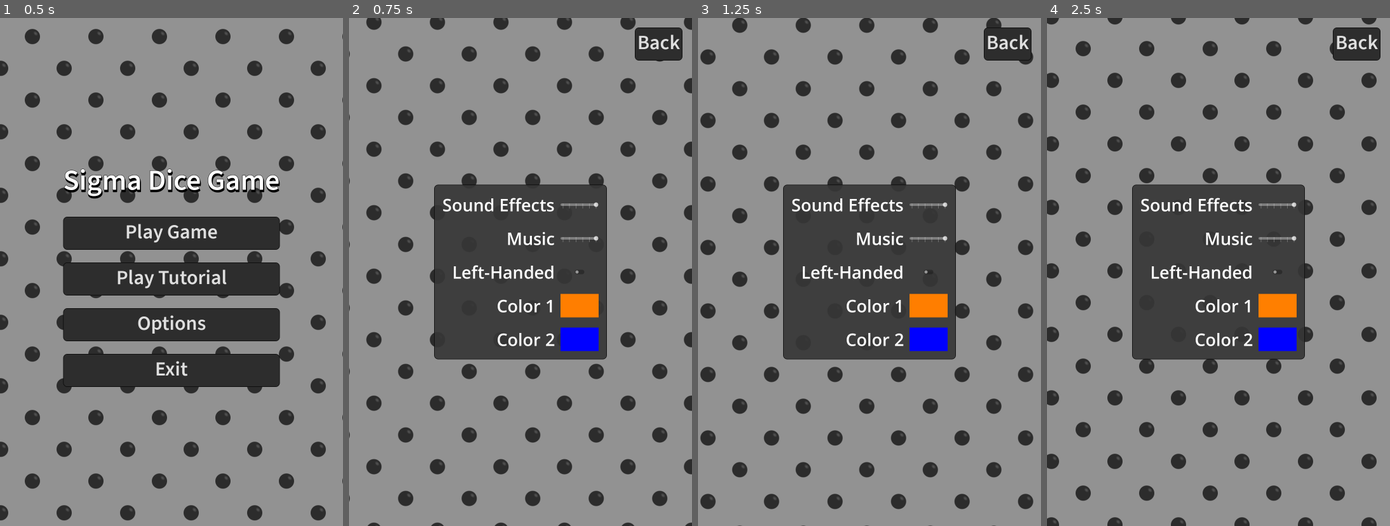
Above: before the commit, frames 1-4 (left to right).
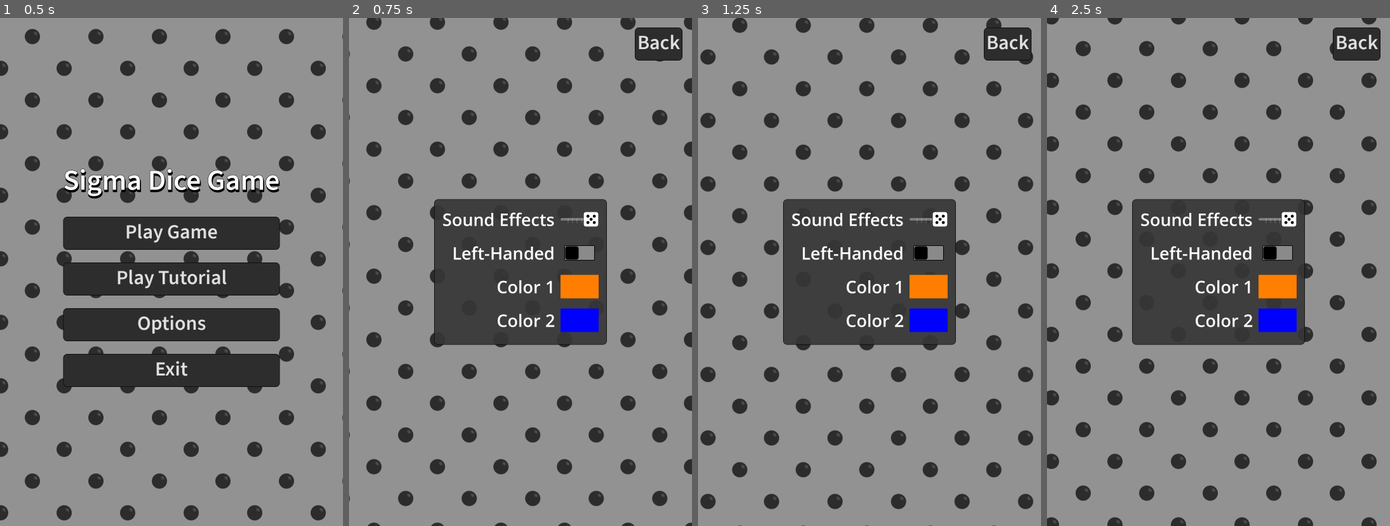
Above: after the commit, the same moments.

Repository: Inglo-Games/SigmaDiceGame
Game: Godot game, scene res://Scenes/Menus/MainMenu.tscn
Same seed, same stepped clock (60 frames per second), same inputs: the game is played once before the commit and once after it.
Inputs (mouse positions are in pixels of both pictures, inside the frame that each line leads up to; where the layout moved, square brackets give the same spot in the first picture):
- Up to frame 1 (0.5 s): no input
- Up to frame 2 (0.75 s): click "Options" at 0.5 s
- Up to frame 3 (1.25 s): no input
- Up to frame 4 (2.5 s): click (1276, 287) [1276, 307] at 1.25 s; click "Accept" at 2 s

Frame 1 is identical in both runs. In frame 2, 6.9% of the frame differs, in the area x 24-76%, y 32-68%; in frame 3, 6.8%; in frame 4, 6.9%.

Commit message:
Add custom UI elements for options menu

Diff:
--- /dev/null
+++ b/game/Assets/images/ui/checkbox_off.svg
@@ -0,0 +1,69 @@
+<?xml version="1.0" encoding="UTF-8" standalone="no"?>
+<!-- Created with Inkscape (http://www.inkscape.org/) -->
+
+<svg
+   width="96"
+   height="48"
+   viewBox="0 0 25.399999 12.7"
+   version="1.1"
+   id="svg1"
+   sodipodi:docname="checkbox_off.svg"
+   inkscape:version="1.3.2 (091e20e, 2023-11-25, custom)"
+   xmlns:inkscape="http://www.inkscape.org/namespaces/inkscape"
+   xmlns:sodipodi="http://sodipodi.sourceforge.net/DTD/sodipodi-0.dtd"
+   xmlns="http://www.w3.org/2000/svg"
+   xmlns:svg="http://www.w3.org/2000/svg">
+  <sodipodi:namedview
+     id="namedview1"
+     pagecolor="#505050"
+     bordercolor="#ffffff"
+     borderopacity="1"
+     inkscape:showpageshadow="0"
+     inkscape:pageopacity="0"
+     inkscape:pagecheckerboard="1"
+     inkscape:deskcolor="#d1d1d1"
+     inkscape:document-units="mm"
+     inkscape:zoom="7.8312671"
+     inkscape:cx="46.927272"
+     inkscape:cy="23.431713"
+     inkscape:window-width="1920"
+     inkscape:window-height="991"
+     inkscape:window-x="-9"
+     inkscape:window-y="-9"
+     inkscape:window-maximized="1"
+     inkscape:current-layer="layer3" />
+  <defs
+     id="defs1" />
+  <g
+     inkscape:label="bg"
+     inkscape:groupmode="layer"
+     id="layer1">
+    <rect
+       style="fill:#8a8a8a;fill-opacity:1;stroke:#000000;stroke-width:0.529167;stroke-dasharray:none"
+       id="rect2"
+       width="24.808964"
+       height="12.15985"
+       x="0.30406958"
+       y="0.2531817"
+       ry="0.79374981" />
+  </g>
+  <g
+     inkscape:groupmode="layer"
+     id="layer3"
+     inkscape:label="die">
+    <rect
+       style="fill:#000000;stroke:#000000;stroke-width:0.233885;stroke-opacity:1;fill-opacity:1"
+       id="rect1"
+       width="10.878615"
+       height="10.878615"
+       x="0.94112766"
+       y="0.91069233"
+       ry="1.7603617"
+       inkscape:label="rect1" />
+  </g>
+  <g
+     inkscape:groupmode="layer"
+     id="layer2"
+     inkscape:label="pips"
+     transform="translate(10.494274,-2.1677817)" />
+</svg>
--- /dev/null
+++ b/game/Assets/images/ui/checkbox_on.svg
@@ -0,0 +1,109 @@
+<?xml version="1.0" encoding="UTF-8" standalone="no"?>
+<!-- Created with Inkscape (http://www.inkscape.org/) -->
+
+<svg
+   width="96"
+   height="48"
+   viewBox="0 0 25.399999 12.7"
+   version="1.1"
+   id="svg1"
+   inkscape:version="1.3.2 (091e20e, 2023-11-25, custom)"
+   sodipodi:docname="checkbox_on.svg"
+   xmlns:inkscape="http://www.inkscape.org/namespaces/inkscape"
+   xmlns:sodipodi="http://sodipodi.sourceforge.net/DTD/sodipodi-0.dtd"
+   xmlns="http://www.w3.org/2000/svg"
+   xmlns:svg="http://www.w3.org/2000/svg">
+  <sodipodi:namedview
+     id="namedview1"
+     pagecolor="#505050"
+     bordercolor="#ffffff"
+     borderopacity="1"
+     inkscape:showpageshadow="0"
+     inkscape:pageopacity="0"
+     inkscape:pagecheckerboard="1"
+     inkscape:deskcolor="#d1d1d1"
+     inkscape:document-units="mm"
+     inkscape:zoom="7.8312671"
+     inkscape:cx="46.927272"
+     inkscape:cy="23.431713"
+     inkscape:window-width="1920"
+     inkscape:window-height="991"
+     inkscape:window-x="-9"
+     inkscape:window-y="-9"
+     inkscape:window-maximized="1"
+     inkscape:current-layer="layer1" />
+  <defs
+     id="defs1" />
+  <g
+     inkscape:label="bg"
+     inkscape:groupmode="layer"
+     id="layer1">
+    <rect
+       style="fill:#8a8a8a;fill-opacity:1;stroke:#000000;stroke-width:0.529167;stroke-dasharray:none"
+       id="rect2"
+       width="24.808964"
+       height="12.15985"
+       x="0.30406958"
+       y="0.2531817"
+       ry="0.79374981" />
+  </g>
+  <g
+     inkscape:groupmode="layer"
+     id="layer3"
+     inkscape:label="die">
+    <rect
+       style="fill:#ffffff;stroke:#000000;stroke-width:0.233885;stroke-opacity:1"
+       id="rect1"
+       width="10.878615"
+       height="10.878615"
+       x="13.610693"
+       y="0.91069233"
+       ry="1.7603617" />
+  </g>
+  <g
+     inkscape:groupmode="layer"
+     id="layer2"
+     inkscape:label="pips"
+     transform="translate(10.494274,-2.1677817)">
+    <ellipse
+       style="fill:#000000;fill-opacity:1;stroke:#000000;stroke-width:0.250486;stroke-opacity:1"
+       id="path2-44-7"
+       cx="11.20365"
+       cy="11.16028"
+       inkscape:label="pip5"
+       rx="1.1236483"
+       ry="1.121347" />
+    <ellipse
+       style="fill:#000000;fill-opacity:1;stroke:#000000;stroke-width:0.250486;stroke-opacity:1"
+       id="path2-44"
+       cx="5.9078035"
+       cy="11.16028"
+       inkscape:label="pip4"
+       rx="1.1236483"
+       ry="1.121347" />
+    <ellipse
+       style="fill:#000000;fill-opacity:1;stroke:#000000;stroke-width:0.250486;stroke-opacity:1"
+       id="path2-5"
+       cx="8.555728"
+       cy="8.5177813"
+       inkscape:label="pip3"
+       rx="1.1236483"
+       ry="1.121347" />
+    <ellipse
+       style="fill:#000000;fill-opacity:1;stroke:#000000;stroke-width:0.250486;stroke-opacity:1"
+       id="path2"
+       cx="5.9078035"
+       cy="5.8752832"
+       inkscape:label="pip2"
+       rx="1.1236483"
+       ry="1.121347" />
+    <ellipse
+       style="fill:#000000;fill-opacity:1;stroke:#000000;stroke-width:0.250486;stroke-opacity:1"
+       id="path2-4"
+       cx="11.20365"
+       cy="5.8752832"
+       inkscape:label="pip1"
+       rx="1.1236483"
+       ry="1.121347" />
+  </g>
+</svg>
--- /dev/null
+++ b/game/Assets/images/ui/dice_icon_small.svg
@@ -0,0 +1,97 @@
+<?xml version="1.0" encoding="UTF-8" standalone="no"?>
+<!-- Created with Inkscape (http://www.inkscape.org/) -->
+
+<svg
+   width="48"
+   height="47.999996"
+   viewBox="0 0 12.7 12.699999"
+   version="1.1"
+   id="svg1"
+   inkscape:version="1.3.2 (091e20e, 2023-11-25, custom)"
+   sodipodi:docname="dice_icon_small.svg"
+   xmlns:inkscape="http://www.inkscape.org/namespaces/inkscape"
+   xmlns:sodipodi="http://sodipodi.sourceforge.net/DTD/sodipodi-0.dtd"
+   xmlns="http://www.w3.org/2000/svg"
+   xmlns:svg="http://www.w3.org/2000/svg">
+  <sodipodi:namedview
+     id="namedview1"
+     pagecolor="#505050"
+     bordercolor="#ffffff"
+     borderopacity="1"
+     inkscape:showpageshadow="0"
+     inkscape:pageopacity="0"
+     inkscape:pagecheckerboard="1"
+     inkscape:deskcolor="#d1d1d1"
+     inkscape:document-units="px"
+     inkscape:zoom="5.5375421"
+     inkscape:cx="26.275195"
+     inkscape:cy="3.7020035"
+     inkscape:window-width="1920"
+     inkscape:window-height="991"
+     inkscape:window-x="-9"
+     inkscape:window-y="-9"
+     inkscape:window-maximized="1"
+     inkscape:current-layer="layer1" />
+  <defs
+     id="defs1" />
+  <g
+     inkscape:label="die"
+     inkscape:groupmode="layer"
+     id="layer1"
+     transform="translate(-2.116667,-2.1166674)">
+    <rect
+       style="fill:#ffffff;stroke:#000000;stroke-width:0.267296;stroke-opacity:1"
+       id="rect1"
+       width="12.432704"
+       height="12.432703"
+       x="2.250315"
+       y="2.2503154"
+       ry="2.0118418" />
+  </g>
+  <g
+     inkscape:groupmode="layer"
+     id="layer2"
+     inkscape:label="pips"
+     transform="translate(-2.116667,-2.1166674)">
+    <ellipse
+       style="fill:#000000;fill-opacity:1;stroke:#000000;stroke-width:0.250486;stroke-opacity:1"
+       id="path2-44-7"
+       cx="11.20365"
+       cy="11.16028"
+       inkscape:label="pip5"
+       rx="1.1236483"
+       ry="1.121347" />
+    <ellipse
+       style="fill:#000000;fill-opacity:1;stroke:#000000;stroke-width:0.250486;stroke-opacity:1"
+       id="path2-44"
+       cx="5.9078035"
+       cy="11.16028"
+       inkscape:label="pip4"
+       rx="1.1236483"
+       ry="1.121347" />
+    <ellipse
+       style="fill:#000000;fill-opacity:1;stroke:#000000;stroke-width:0.250486;stroke-opacity:1"
+       id="path2-5"
+       cx="8.555728"
+       cy="8.5177813"
+       inkscape:label="pip3"
+       rx="1.1236483"
+       ry="1.121347" />
+    <ellipse
+       style="fill:#000000;fill-opacity:1;stroke:#000000;stroke-width:0.250486;stroke-opacity:1"
+       id="path2"
+       cx="5.9078035"
+       cy="5.8752832"
+       inkscape:label="pip2"
+       rx="1.1236483"
+       ry="1.121347" />
+    <ellipse
+       style="fill:#000000;fill-opacity:1;stroke:#000000;stroke-width:0.250486;stroke-opacity:1"
+       id="path2-4"
+       cx="11.20365"
+       cy="5.8752832"
+       inkscape:label="pip1"
+       rx="1.1236483"
+       ry="1.121347" />
+  </g>
+</svg>
--- a/game/Scenes/Menus/OptionMenu.tscn
+++ b/game/Scenes/Menus/OptionMenu.tscn
@@ -84,11 +84,13 @@
 ticks_on_borders = true
 
 [node name="BgmLabel" type="Label" parent="PanelContainer/GridContainer"]
+visible = false
 layout_mode = 2
 text = "Music"
 horizontal_alignment = 2
 
 [node name="BgmSlider" type="HSlider" parent="PanelContainer/GridContainer"]
+visible = false
 custom_minimum_size = Vector2(120, 0)
 layout_mode = 2
 size_flags_horizontal = 3
--- a/game/Themes/MainTheme.tres
+++ b/game/Themes/MainTheme.tres
@@ -1,6 +1,9 @@
-[gd_resource type="Theme" load_steps=7 format=3 uid="uid://8bcavu88mft3"]
+[gd_resource type="Theme" load_steps=10 format=3 uid="uid://8bcavu88mft3"]
 
 [ext_resource type="FontFile" uid="uid://cx7sr0raqrdbv" path="res://Assets/fonts/SourceSans3-SemiBold.ttf" id="1_4o71i"]
+[ext_resource type="Texture2D" uid="uid://huysf8uu1ds5" path="res://Assets/images/ui/checkbox_on.svg" id="2_dn0hi"]
+[ext_resource type="Texture2D" uid="uid://dpf8sby57g721" path="res://Assets/images/ui/dice_icon_small.svg" id="2_dp81r"]
+[ext_resource type="Texture2D" uid="uid://c0s70k1e8wtyu" path="res://Assets/images/ui/checkbox_off.svg" id="3_rd7mk"]
 
 [sub_resource type="StyleBoxFlat" id="StyleBoxFlat_a3uq1"]
 bg_color = Color(0.176471, 0.176471, 0.176471, 0.392157)
@@ -94,9 +97,13 @@
 Button/styles/hover = SubResource("StyleBoxFlat_5f7os")
 Button/styles/normal = SubResource("StyleBoxFlat_813ck")
 Button/styles/pressed = SubResource("StyleBoxFlat_otvxg")
+CheckButton/icons/checked = ExtResource("2_dn0hi")
+CheckButton/icons/unchecked = ExtResource("3_rd7mk")
 GridContainer/constants/h_separation = 18
 GridContainer/constants/v_separation = 32
 HBoxContainer/constants/separation = 40
+HSlider/icons/grabber = ExtResource("2_dp81r")
+HSlider/icons/grabber_highlight = ExtResource("2_dp81r")
 Label/font_sizes/font_size = 54
 OptionButton/font_sizes/font_size = 48
 OptionButton/fonts/font = ExtResource("1_4o71i")
Not shown, added: game/Assets/images/ui/checkbox_off.svg.import
Not shown, added: game/Assets/images/ui/checkbox_on.svg.import
Not shown, added: game/Assets/images/ui/dice_icon_small.svg.import
